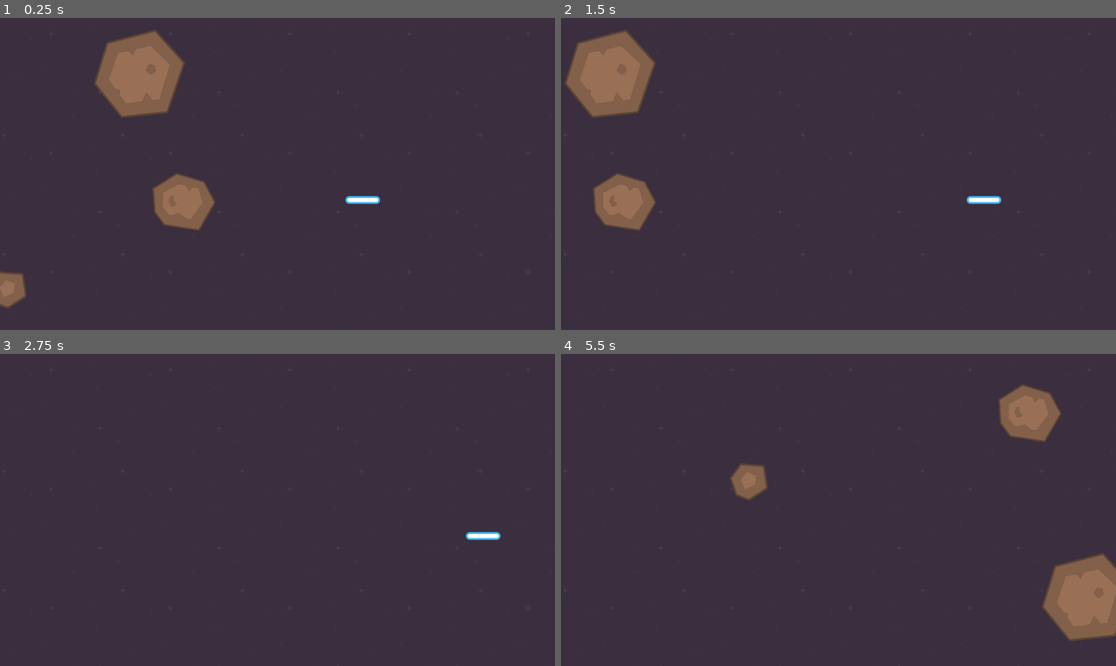
Above: before the commit, frames 1-4 (two rows, left to right).
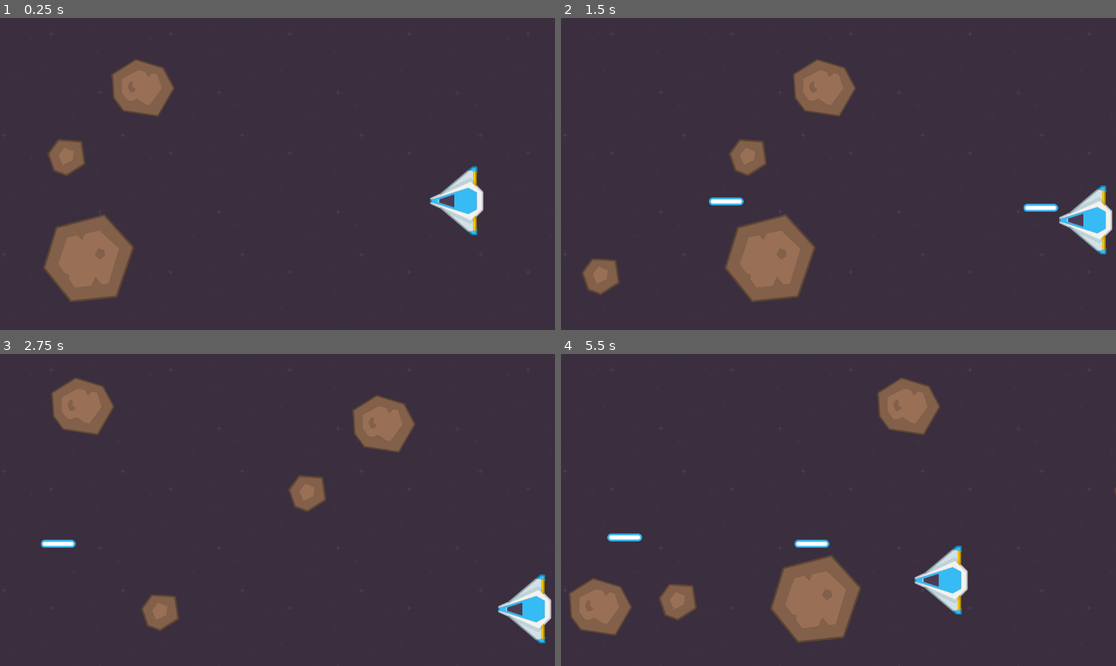
Above: after the commit, the same moments.

Repository: GeraHeeHee/Asteroides
Game: Godot game, scene res://main.tscn
Same seed, same stepped clock (60 frames per second), same inputs: the game is played once before the commit and once after it. This scene is started directly instead of the project's main scene.
Inputs:
- Up to frame 1 (0.25 s): no input
- Up to frame 2 (1.5 s): hold Right (right, bound only after the commit) 0.53-1.28 s; tap Space (Space, bound only after the commit) at 0.6, 1.35 s; hold Down (down) from 1.28 s (still down)
- Up to frame 3 (2.75 s): release Down (down) at 2.03 s; hold Right (right, bound only after the commit) from 2.03 s (still down); tap Space (Space, bound only after the commit) at 2.1 s
- Up to frame 4 (5.5 s): release Right (right, bound only after the commit) at 2.78 s; hold Up (up) 2.78-3.53 s; tap Space (Space, bound only after the commit) every 0.75 s from 2.85 to 5.1 s; hold Left (left, bound only after the commit) 3.53-5.03 s; hold Down (down) from 5.03 s (still down)

The runs differ from the first frame. In frame 1, 9.0% of the frame differs, in the area x 0-88%, y 3-94%; in frame 2, 12%; in frame 3, 5.6%; in frame 4, 13%, in the area x 1-100%, y 7-93%.

Commit message:
Juego completo de asteroides

Diff:
--- a/Escenas/BIG ASTEROIDE.tscn
+++ b/Escenas/BIG ASTEROIDE.tscn
@@ -6,8 +6,8 @@
 [sub_resource type="CircleShape2D" id="CircleShape2D_5sbrj"]
 radius = 94.55
 
-[node name="BIG ASTEROIDE" type="Area2D"]
-position = Vector2(96, 295)
+[node name="BIG ASTEROIDE" type="Area2D" groups=["Asteroides"]]
+position = Vector2(175, 295)
 script = ExtResource("1_5sbrj")
 
 [node name="Sprite2D" type="Sprite2D" parent="."]
@@ -15,3 +15,6 @@
 
 [node name="CollisionShape2D" type="CollisionShape2D" parent="."]
 shape = SubResource("CircleShape2D_5sbrj")
+
+[connection signal="area_entered" from="." to="." method="_on_area_entered"]
+[connection signal="body_entered" from="." to="." method="_on_body_entered"]
--- a/Escenas/Laser.tscn
+++ b/Escenas/Laser.tscn
@@ -7,7 +7,7 @@
 radius = 7.983307
 height = 72.02258
 
-[node name="Area2D" type="Area2D"]
+[node name="Area2D" type="Area2D" groups=["Laser"]]
 position = Vector2(554, 294)
 script = ExtResource("1_jt7ek")
 
@@ -19,3 +19,5 @@
 [node name="CollisionShape2D" type="CollisionShape2D" parent="."]
 rotation = -1.5865043
 shape = SubResource("CapsuleShape2D_10mc7")
+
+[connection signal="area_entered" from="." to="." method="_on_area_entered"]
--- a/Escenas/Laseriño.gd
+++ b/Escenas/Laseriño.gd
@@ -1,6 +1,11 @@
 extends Area2D
 
-@export var speed = 100
+@export var speed = 700
 
 func _process(delta: float) -> void:
-	position.x += speed * delta
+	position.x -= speed * delta
+
+
+func _on_area_entered(area: Area2D) -> void:
+	if area.is_in_group("Asteroides"):
+		queue_free()
--- a/Escenas/MEDIUM ASTEROID.tscn
+++ b/Escenas/MEDIUM ASTEROID.tscn
@@ -6,8 +6,8 @@
 [sub_resource type="CircleShape2D" id="CircleShape2D_1bp0i"]
 radius = 66.37
 
-[node name="Area2D" type="Area2D"]
-position = Vector2(212, 110)
+[node name="MED ASTEROID" type="Area2D" groups=["Asteroides"]]
+position = Vector2(155, 315)
 script = ExtResource("1_1bp0i")
 
 [node name="Sprite2D" type="Sprite2D" parent="."]
@@ -15,3 +15,6 @@
 
 [node name="CollisionShape2D" type="CollisionShape2D" parent="."]
 shape = SubResource("CircleShape2D_1bp0i")
+
+[connection signal="area_entered" from="." to="." method="_on_area_entered"]
+[connection signal="body_entered" from="." to="." method="_on_body_entered"]
--- a/Escenas/SMALL ASTEROID.tscn
+++ b/Escenas/SMALL ASTEROID.tscn
@@ -6,7 +6,8 @@
 [sub_resource type="CircleShape2D" id="CircleShape2D_2h5kp"]
 radius = 38.18
 
-[node name="Area2D" type="Area2D"]
+[node name="SMALL ASTEROID" type="Area2D" groups=["Asteroides"]]
+position = Vector2(102, 311)
 script = ExtResource("1_2h5kp")
 
 [node name="Sprite2D" type="Sprite2D" parent="."]
@@ -14,3 +15,6 @@
 
 [node name="CollisionShape2D" type="CollisionShape2D" parent="."]
 shape = SubResource("CircleShape2D_2h5kp")
+
+[connection signal="area_entered" from="." to="." method="_on_area_entered"]
+[connection signal="body_entered" from="." to="." method="_on_body_entered"]
--- /dev/null
+++ b/Escenas/asteroid_spawn.gd
@@ -0,0 +1,18 @@
+extends Marker2D
+@export var asteroids: Array[PackedScene]
+
+@export var min_y: float = 87.0
+@export var max_y: float = 565.0
+
+var min_speed: float = 100.0
+var max_speed: float = 300.0
+
+func add_asteroid():
+	var random_asteroid_scene = asteroids.pick_random()
+	var random_asteroid_instance = random_asteroid_scene.instantiate()
+	var random_y = randf_range(87,565)
+	add_child(random_asteroid_instance)
+	random_asteroid_instance.global_position.y = random_y
+
+func _on_timer_timeout() -> void:
+	add_asteroid()
--- a/Escenas/big_asteroide.gd
+++ b/Escenas/big_asteroide.gd
@@ -1,20 +1,15 @@
 extends Area2D
 
-@export var speed = -300
+@export var speed: float = 200.0
 
-# Called when the node enters the scene tree for the first time.
-func _ready() -> void:
-
-	pass # Replace with function body.
+func _process(delta):
+	position.x += speed * delta
 
 
-# Called every frame. 'delta' is the elapsed time since the previous frame.
-func _process(delta: float) -> void:
-	if position.x <= 0:
-		var numero_aleatorioS = randi_range(38, 615);
-		var numero_aleatoriox = randi_range(1200, 2000);
-		position.x = numero_aleatoriox;
-		position.y = numero_aleatorioS;
+func _on_area_entered(area: Area2D) -> void:
+	if area.is_in_group("Laser"):
+		queue_free()
 
 
-	position.x += speed*delta;
+func _on_body_entered(body: Node2D) -> void:
+	print("Cuerpo detectado")
--- /dev/null
+++ b/Escenas/player.gd
@@ -0,0 +1,26 @@
+extends CharacterBody2D
+@export var speed:float
+@onready var LaserScene = preload("res://Escenas/Laser.tscn")
+
+func _physics_process(delta: float):
+
+	if Input.is_action_just_pressed("Space"):
+		create_laser()
+
+	var x_input = Input.get_axis("left", "right")
+	var y_input = Input.get_axis("up", "down")
+
+	velocity.x = x_input * speed
+	velocity.y = y_input * speed
+
+	move_and_slide()
+
+func create_laser():
+	var laser = LaserScene.instantiate()
+	laser.global_position = global_position
+	add_sibling(laser)
+
+
+func _on_detection_area_area_entered(area: Area2D) -> void:
+	if area.is_in_group("Asteroides"):
+		queue_free()
--- a/Escenas/player.tscn
+++ b/Escenas/player.tscn
@@ -1,10 +1,16 @@
-[gd_scene load_steps=2 format=3 uid="uid://cn7wy27yxxesg"]
+[gd_scene load_steps=4 format=3 uid="uid://cn7wy27yxxesg"]
 
 [ext_resource type="Texture2D" uid="uid://dmsmt7m077ahw" path="res://assets/sprites/ship.png" id="1_cnkc8"]
+[ext_resource type="Script" uid="uid://lhvv8v6e5qm3" path="res://Escenas/player.gd" id="1_i8vih"]
 
-[node name="Player" type="CharacterBody2D"]
+[sub_resource type="CircleShape2D" id="CircleShape2D_i8vih"]
+
+[node name="Player" type="CharacterBody2D" groups=["Player"]]
+z_index = 1
 position = Vector2(556, 339)
 rotation = -0.7853982
+script = ExtResource("1_i8vih")
+speed = 200.0
 
 [node name="Sprite2D" type="Sprite2D" parent="."]
 rotation = -0.7853982
@@ -12,3 +18,12 @@
 
 [node name="CollisionPolygon2D" type="CollisionPolygon2D" parent="."]
 polygon = PackedVector2Array(-28.991379, 72.83203, -21.213211, 80.61023, 79.903076, -20.506104, 72.12491, -28.28424, -14.142151, -35.355347, -33.941116, -43.840576, -43.840622, -33.9411, -36.76956, -15.556335, -28.991379, 72.83203, -20.506088, 79.903076)
+
+[node name="DetectionArea" type="Area2D" parent="." groups=["Player"]]
+
+[node name="CollisionShape2D" type="CollisionShape2D" parent="DetectionArea"]
+position = Vector2(6.3639607, 7.778174)
+scale = Vector2(5, 5)
+shape = SubResource("CircleShape2D_i8vih")
+
+[connection signal="area_entered" from="DetectionArea" to="." method="_on_detection_area_area_entered"]
--- a/main.tscn
+++ b/main.tscn
@@ -1,10 +1,23 @@
-[gd_scene load_steps=6 format=3 uid="uid://cxtwvgrc54lss"]
+[gd_scene load_steps=11 format=3 uid="uid://cxtwvgrc54lss"]
 
 [ext_resource type="Texture2D" uid="uid://cthef404dh0sg" path="res://assets/sprites/background.png" id="1_0xm2m"]
-[ext_resource type="PackedScene" uid="uid://c1ajantyxiw38" path="res://Escenas/BIG ASTEROIDE.tscn" id="2_h2yge"]
-[ext_resource type="PackedScene" uid="uid://212qtmdgkvr" path="res://Escenas/SMALL ASTEROID.tscn" id="3_1bvp3"]
-[ext_resource type="PackedScene" uid="uid://c3423g3sxt6mn" path="res://Escenas/MEDIUM ASTEROID.tscn" id="4_lquwl"]
-[ext_resource type="PackedScene" uid="uid://brepebqidu6o5" path="res://Escenas/Laser.tscn" id="5_lquwl"]
+[ext_resource type="PackedScene" uid="uid://c1ajantyxiw38" path="res://Escenas/BIG ASTEROIDE.tscn" id="4_1bvp3"]
+[ext_resource type="PackedScene" uid="uid://c3423g3sxt6mn" path="res://Escenas/MEDIUM ASTEROID.tscn" id="5_7mycd"]
+[ext_resource type="PackedScene" uid="uid://cn7wy27yxxesg" path="res://Escenas/player.tscn" id="6_7mycd"]
+[ext_resource type="PackedScene" uid="uid://212qtmdgkvr" path="res://Escenas/SMALL ASTEROID.tscn" id="6_272bh"]
+[ext_resource type="Script" uid="uid://bv0sr5xuikxkl" path="res://Escenas/asteroid_spawn.gd" id="7_272bh"]
+
+[sub_resource type="RectangleShape2D" id="RectangleShape2D_7mycd"]
+size = Vector2(1161, 20)
+
+[sub_resource type="RectangleShape2D" id="RectangleShape2D_272bh"]
+size = Vector2(20, 667)
+
+[sub_resource type="RectangleShape2D" id="RectangleShape2D_5vw27"]
+size = Vector2(1151, 20)
+
+[sub_resource type="RectangleShape2D" id="RectangleShape2D_kek77"]
+size = Vector2(20, 667)
 
 [node name="Node2D" type="Node2D"]
 
@@ -12,16 +25,54 @@
 position = Vector2(573, 318)
 texture = ExtResource("1_0xm2m")
 
-[node name="BIG ASTEROIDE" parent="." instance=ExtResource("2_h2yge")]
-position = Vector2(327, 116)
-speed = -150
+[node name="Player" parent="." instance=ExtResource("6_7mycd")]
+position = Vector2(948, 380)
 
-[node name="Area2D" parent="." instance=ExtResource("3_1bvp3")]
-position = Vector2(91, 565)
+[node name="Wall" type="Node" parent="."]
 
-[node name="Area2D2" parent="." instance=ExtResource("4_lquwl")]
-position = Vector2(432, 382)
-speed = -200
+[node name="TopWall" type="StaticBody2D" parent="Wall"]
+disable_mode = 2
 
-[node name="Area2D3" parent="." instance=ExtResource("5_lquwl")]
-position = Vector2(728, 377)
+[node name="CollisionShape2D" type="CollisionShape2D" parent="Wall/TopWall"]
+position = Vector2(570.5, 0)
+shape = SubResource("RectangleShape2D_7mycd")
+
+[node name="RightWall" type="StaticBody2D" parent="Wall"]
+disable_mode = 2
+
+[node name="CollisionShape2D" type="CollisionShape2D" parent="Wall/RightWall"]
+position = Vector2(1141, 323.5)
+shape = SubResource("RectangleShape2D_272bh")
+
+[node name="LowWall" type="StaticBody2D" parent="Wall"]
+disable_mode = 2
+
+[node name="CollisionShape2D" type="CollisionShape2D" parent="Wall/LowWall"]
+position = Vector2(575.5, 647)
+shape = SubResource("RectangleShape2D_5vw27")
+
+[node name="LeftWll" type="StaticBody2D" parent="Wall"]
+
+[node name="CollisionShape2D" type="CollisionShape2D" parent="Wall/LeftWll"]
+position = Vector2(0, 323.5)
+shape = SubResource("RectangleShape2D_kek77")
+
+[node name="AsteroidSpawn" type="Marker2D" parent="."]
+position = Vector2(-103, 322)
+script = ExtResource("7_272bh")
+asteroids = Array[PackedScene]([ExtResource("4_1bvp3"), ExtResource("5_7mycd"), ExtResource("6_272bh")])
+
+[node name="Timer" type="Timer" parent="AsteroidSpawn" groups=["Laser", "Player"]]
+wait_time = 1.069
+autostart = true
+
+[node name="SMALL ASTEROID" parent="." instance=ExtResource("6_272bh")]
+position = Vector2(88, 290)
+
+[node name="MED ASTEROID" parent="." instance=ExtResource("5_7mycd")]
+position = Vector2(247, 145)
+
+[node name="BIG ASTEROIDE" parent="." instance=ExtResource("4_1bvp3")]
+position = Vector2(134, 499)
+
+[connection signal="timeout" from="AsteroidSpawn/Timer" to="AsteroidSpawn" method="_on_timer_timeout"]
--- a/project.godot
+++ b/project.godot
@@ -14,6 +14,12 @@
 run/main_scene="uid://c1ajantyxiw38"
 config/features=PackedStringArray("4.5", "Mobile")
 
+[global_group]
+
+Asteroides=""
+Player=""
+Laser=""
+
 [input]
 
 up={
@@ -26,6 +32,21 @@
 "events": [Object(InputEventKey,"resource_local_to_scene":false,"resource_name":"","device":-1,"window_id":0,"alt_press …(195 unchanged characters)…
 ]
 }
+left={
+"deadzone": 0.2,
+"events": [Object(InputEventKey,"resource_local_to_scene":false,"resource_name":"","device":-1,"window_id":0,"alt_pressed":false,"shift_pressed":false,"ctrl_pressed":false,"meta_pressed":false,"pressed":false,"keycode":0,"physical_keycode":4194319,"key_label":0,"unicode":0,"location":0,"echo":false,"script":null)
+]
+}
+right={
+"deadzone": 0.2,
+"events": [Object(InputEventKey,"resource_local_to_scene":false,"resource_name":"","device":-1,"window_id":0,"alt_pressed":false,"shift_pressed":false,"ctrl_pressed":false,"meta_pressed":false,"pressed":false,"keycode":0,"physical_keycode":4194321,"key_label":0,"unicode":0,"location":0,"echo":false,"script":null)
+]
+}
+Space={
+"deadzone": 0.2,
+"events": [Object(InputEventKey,"resource_local_to_scene":false,"resource_name":"","device":-1,"window_id":0,"alt_pressed":false,"shift_pressed":false,"ctrl_pressed":false,"meta_pressed":false,"pressed":false,"keycode":0,"physical_keycode":32,"key_label":0,"unicode":32,"location":0,"echo":false,"script":null)
+]
+}
 
 [rendering]
 
Not shown, added: Escenas/asteroid_spawn.gd.uid
Not shown, added: Escenas/player.gd.uid
